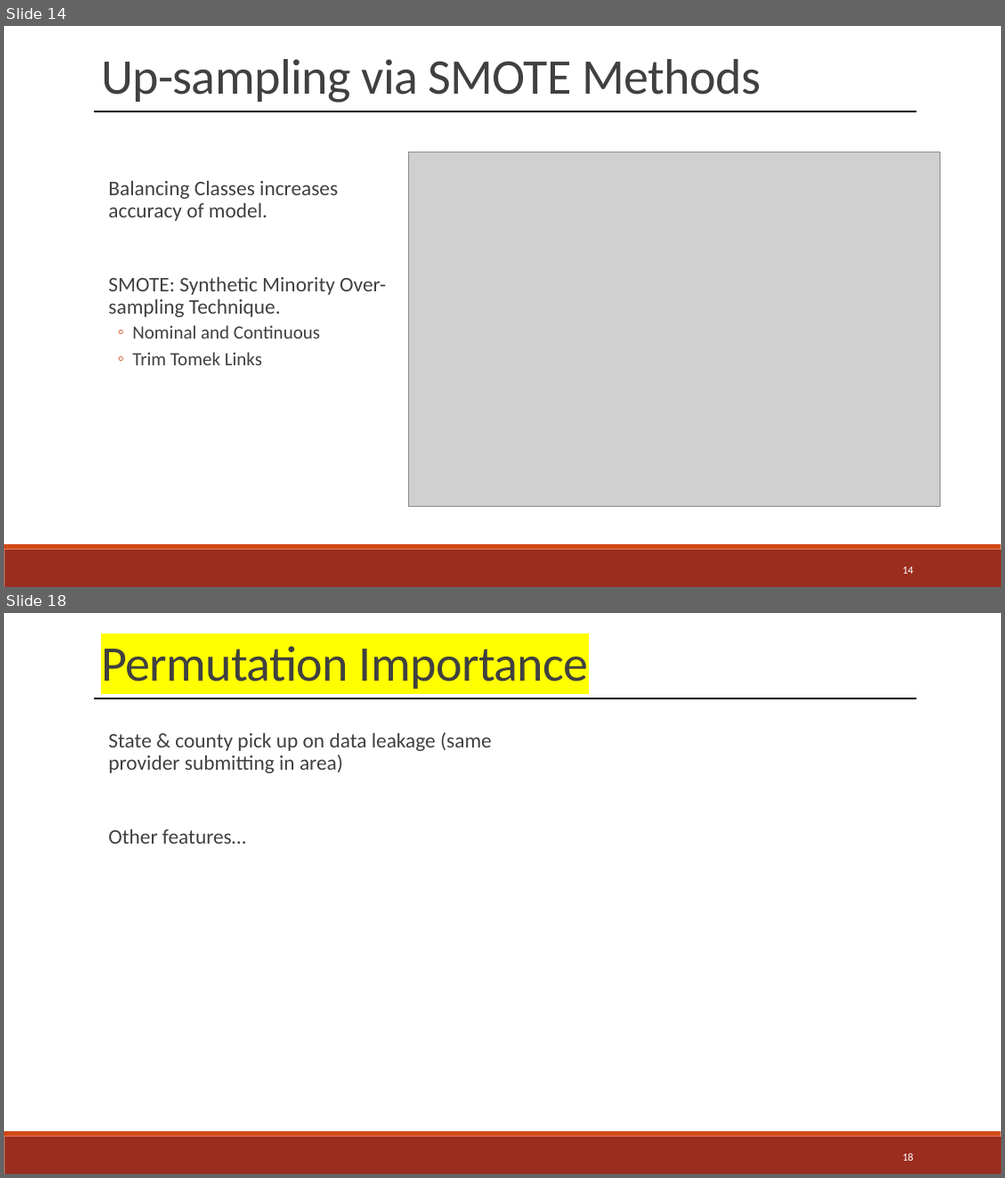
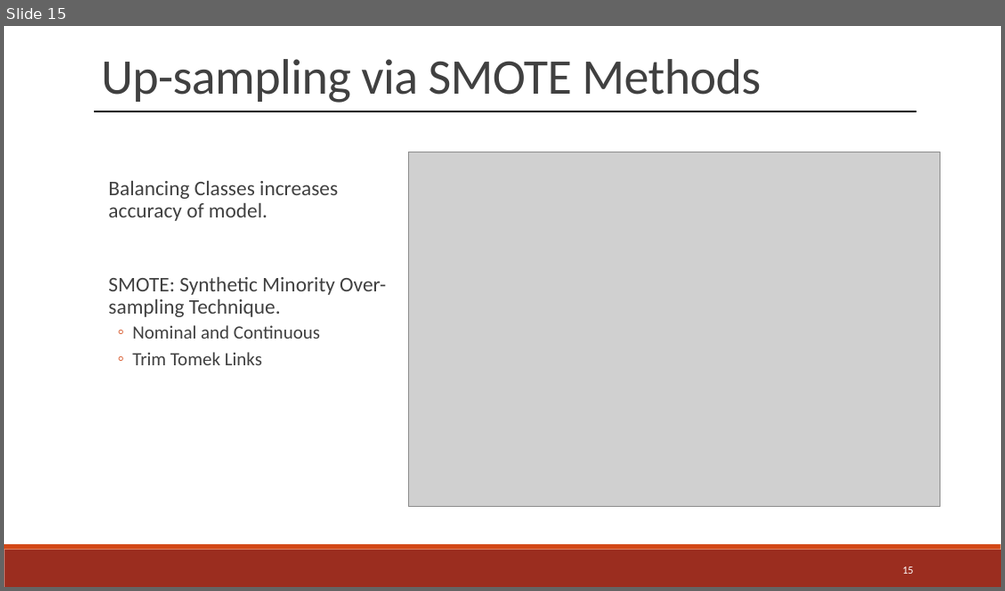
Before and after one commit to jwelch1123/healthcare_fraud_detection, a slide deck: Presentation.pptx. Shown one above the other, each under a label of ours: slides 14 and 18 before the commit, slide 15 after it; the slides between them are not shown. The pictures are 1005x1178 and 1005x591 pixels, drawn with LibreOffice and Linux fonts; fonts in the diff are those of the drawing; grey boxes stand for pictures. Boxes give left, top, right and bottom in pixels: in the first picture for what was removed or moved away, otherwise in the second. Text is boxed around its words. In the diff, an @@ line names an element or a change of style, - is before the commit and + after.

```diff
--- a/Presentation.pptx
+++ b/Presentation.pptx
@@ slide 18 removed at (x1=4, y1=613, x2=1001, y2=1174), background #FFFFFF; not listed: 2 template elements that a slide beside it also shows @@
@@ text removed at (x1=101, y1=646, x2=589, y2=689) @@
-Permutation Importance
@@ line removed from (94, 698) to (916, 698) @@
@@ text removed at (x1=108, y1=732, x2=492, y2=844) @@
-  State & county pick up on data leakage (same provider submitting in area)
-  Other features…
@@ page number removed at (x1=902, y1=1152, x2=913, y2=1160) @@
-18
@@ what was slide 14 is now slide 15 @@
@@ page number at (x1=902, y1=566, x2=913, y2=573): text changed @@
-14
+15
```
Also in this commit, not shown: 7 slides changed, 10 slides added, 4 other slides removed, 18 other files.
